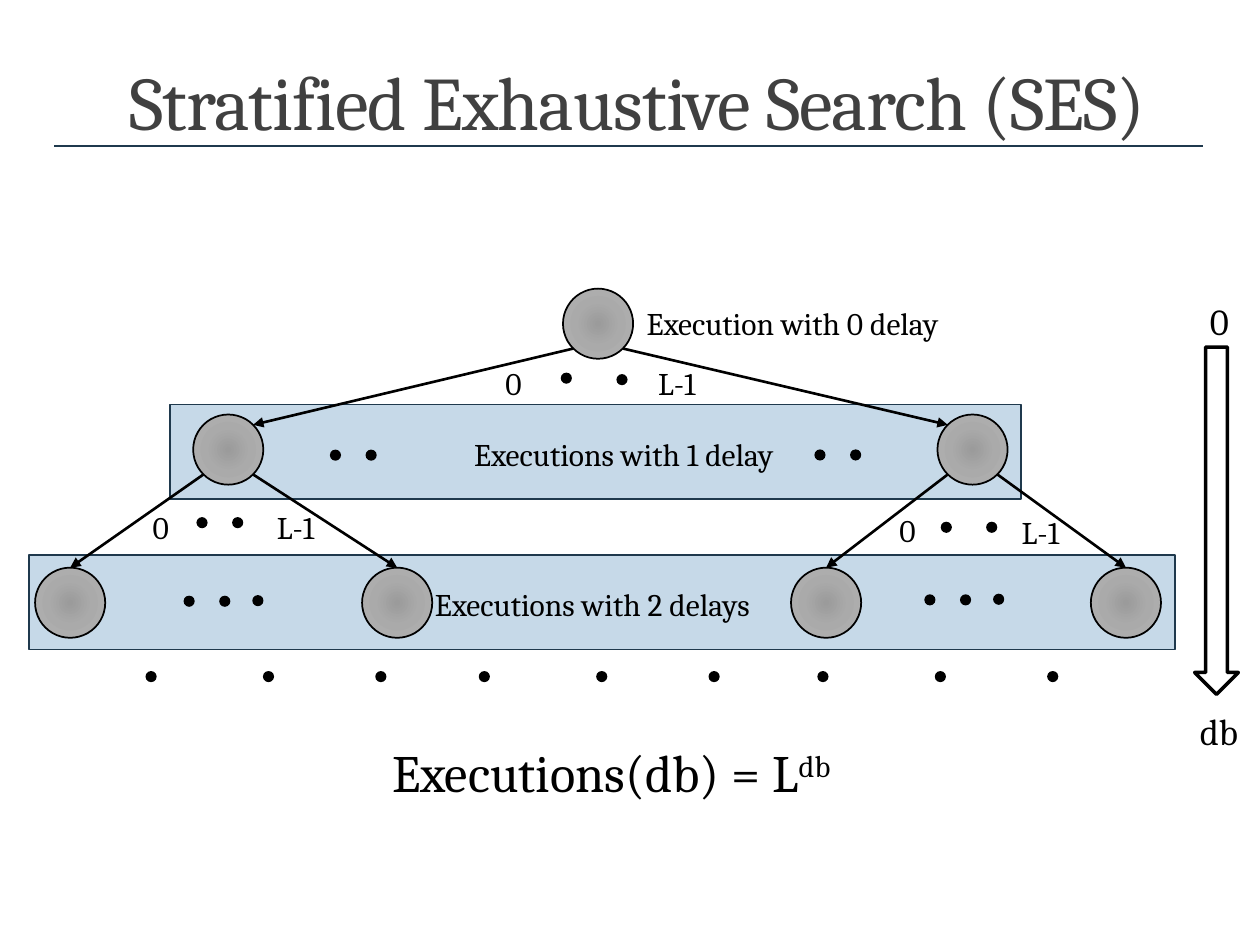
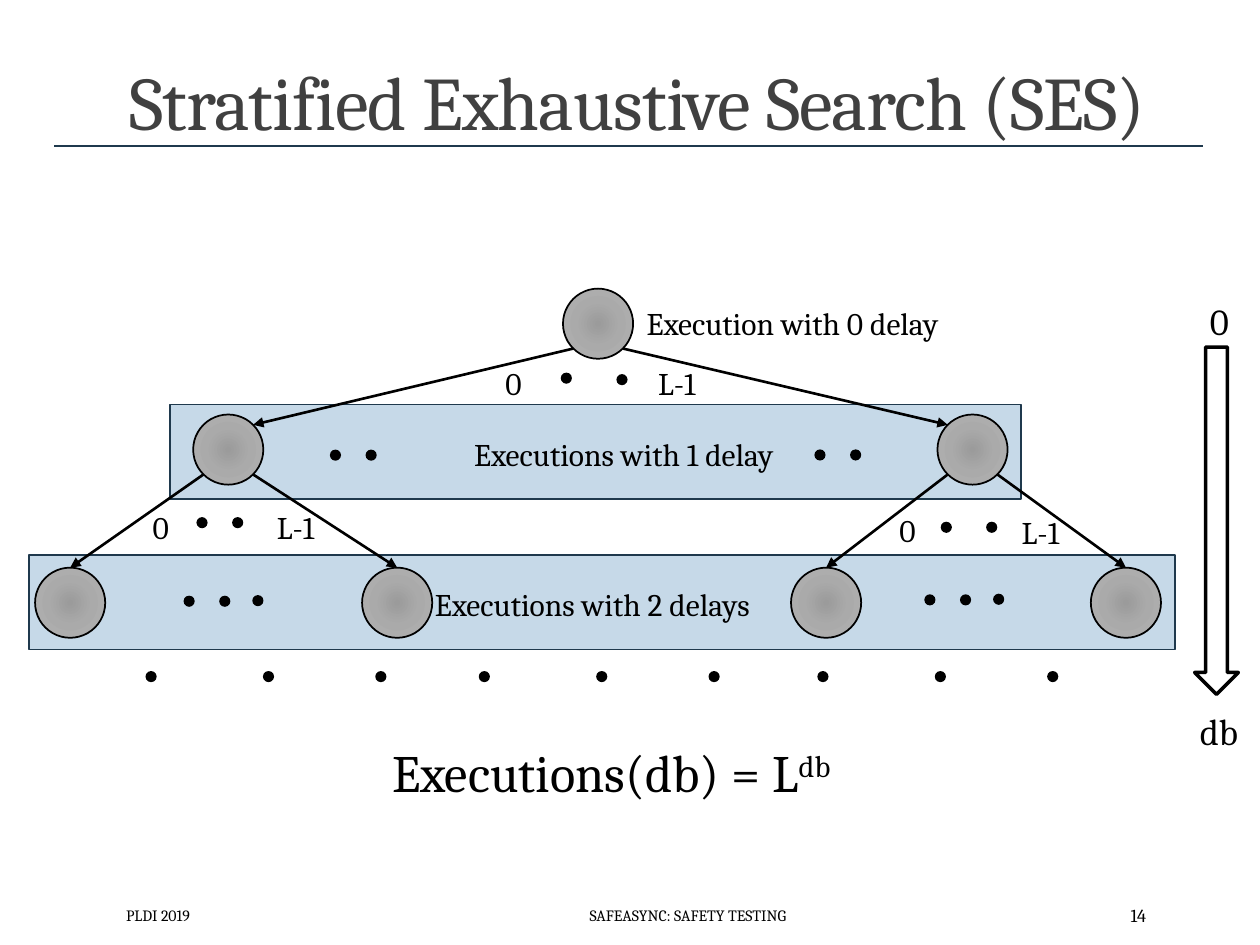
Before and after one commit to p-org/plditutorial, a slide deck: slide 14 of Presentations/MonolithicSafetyTesting.pptx (slide 13 before the commit). Drawn at 1260x945 pixels with LibreOffice and Linux fonts; fonts in the diff are those of the drawing. Boxes give left, top, right and bottom in pixels: in the first picture for what was removed or moved away, otherwise in the second. Text is boxed around its words. In the diff, an @@ line names an element or a change of style, - is before the commit and + after.

```diff
--- a/Presentations/MonolithicSafetyTesting.pptx
+++ b/Presentations/MonolithicSafetyTesting.pptx
@@ text added at (126, 910, 190, 921), 9 pt, text #000000 @@
+PLDI 2019
@@ text added at (590, 910, 786, 921), 9 pt, text #000000 @@
+SAFEASYNC: SAFETY TESTING
@@ page number added at (1131, 909, 1147, 922), 10.5 pt, text #000000 @@
+14
```
Also in this commit, not shown: 20 other slides changed, 2 slides removed, 12 other files.
